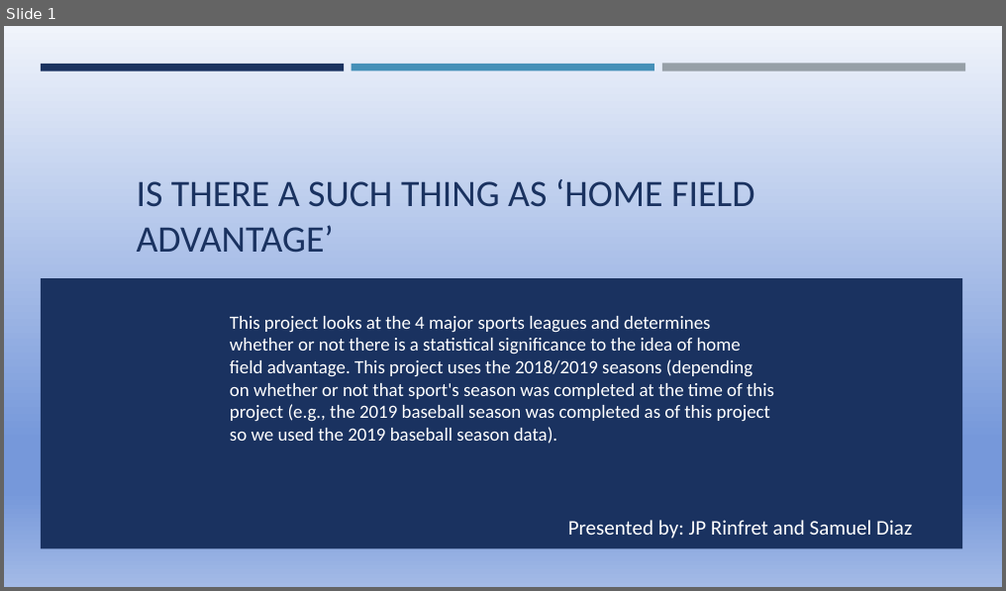
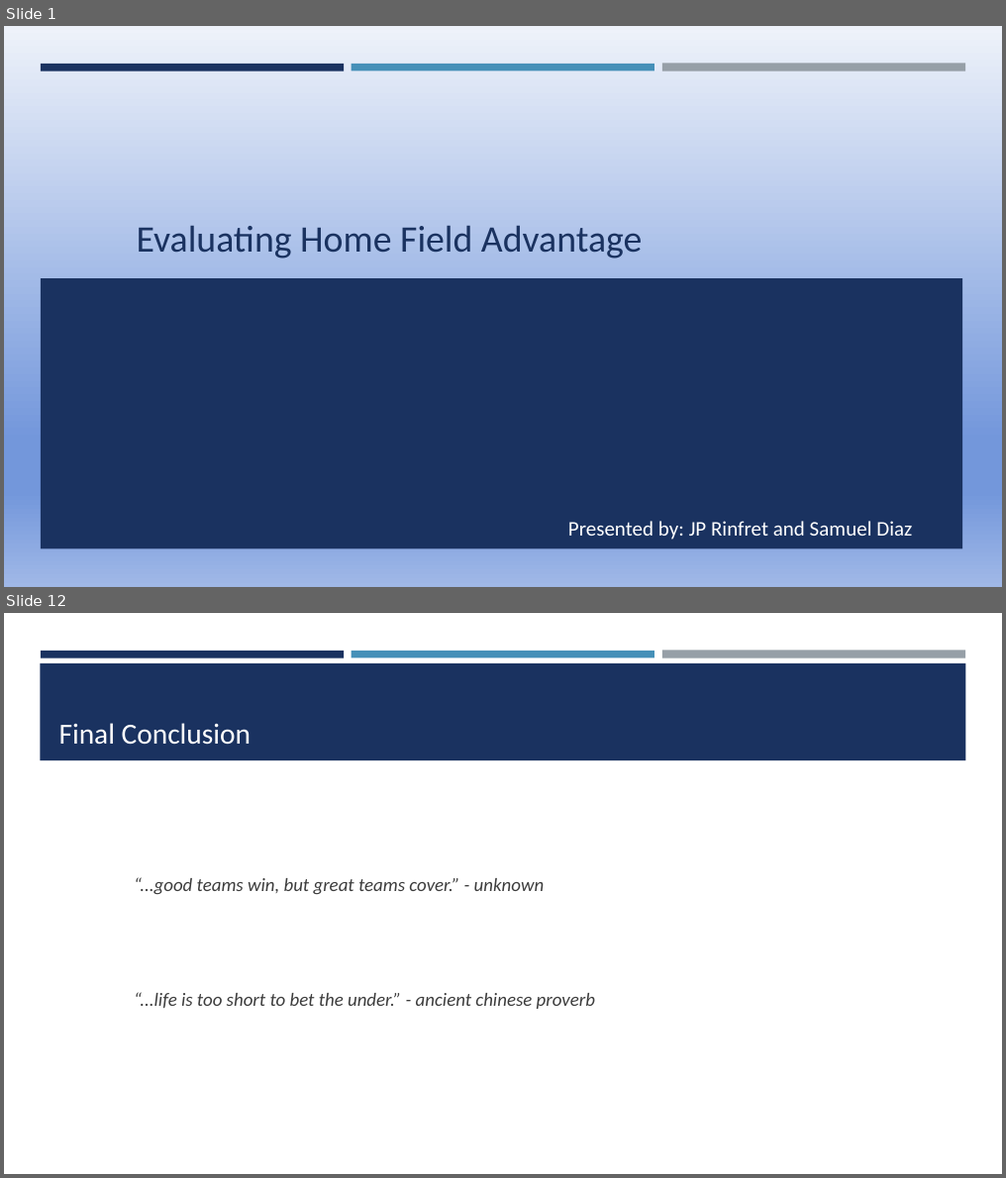
Before and after one commit to jprinfret/home_field_advantage, a slide deck: Presentation1.pptx. Shown one above the other, each under a label of ours: slide 1 before the commit, slides 1 and 12 after it; the slides between them are not shown. The pictures are 1006x591 and 1006x1178 pixels, drawn with LibreOffice and Linux fonts; fonts in the diff are those of the drawing. Boxes give left, top, right and bottom in pixels: in the first picture for what was removed or moved away, otherwise in the second. Text is boxed around its words. In the diff, an @@ line names an element or a change of style, - is before the commit and + after.

```diff
--- a/Presentation1.pptx
+++ b/Presentation1.pptx
@@ slide 12 added at (4,613,1002,1174), background #FFFFFF; not listed: 3 template elements that a slide beside it also shows @@
@@ rectangle added at (40,663,966,761), fill #1A3260 @@
@@ title added at (59,723,251,745), 28 pt, text #FFFFFF @@
+Final Conclusion
@@ text added at (134,877,595,1009), 18 pt, text #3D3D3D, italic @@
+“...good teams win, but great teams cover.” - unknown
+“...life is too short to bet the under.” - ancient chinese proverb
@@ slide 1 changed as well @@
@@ background gradient #F0F4FB to #7698DA to #A3BAE6 to gradient #EEF2FA to #7397DB to #A0B8E7 @@
@@ title at (137,226,642,259): text changed @@
-IS THERE A SUCH THING AS ‘HOME FIELD ADVANTAGE’
+Evaluating Home Field Advantage
@@ text removed at (230,316,774,444) @@
-This project looks at the 4 major sports leagues and determines whether or not there is a statistical significance to the idea of home field advantage. This project uses the 2018/2019 seasons (depending on whether or not that sport's season was completed at the time of this project (e.g., the 2019 baseball season was completed as of this project so we used the 2019 baseball season data).
```
Also in this commit, not shown: 3 other slides changed, 10 other slides added, 4 slides removed, 2 other files.
